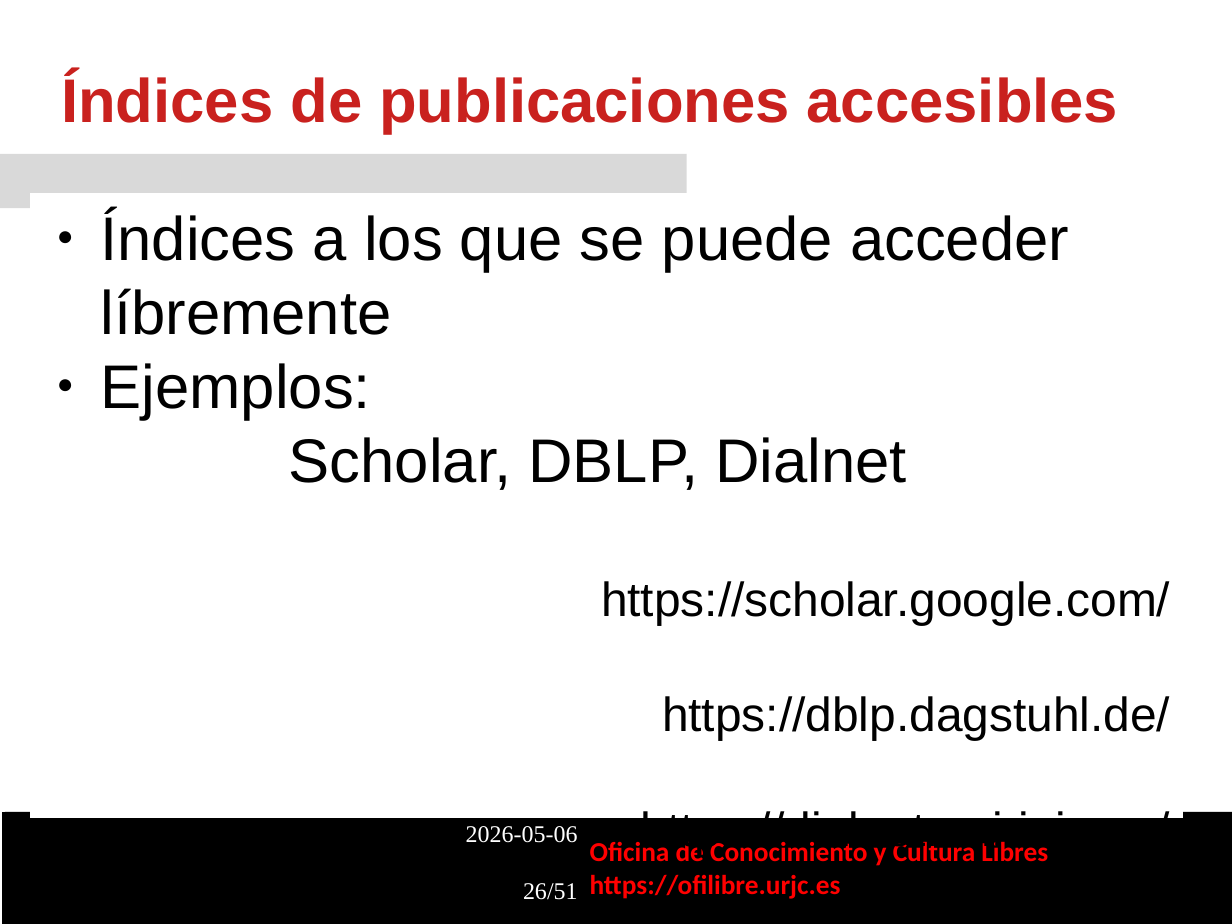
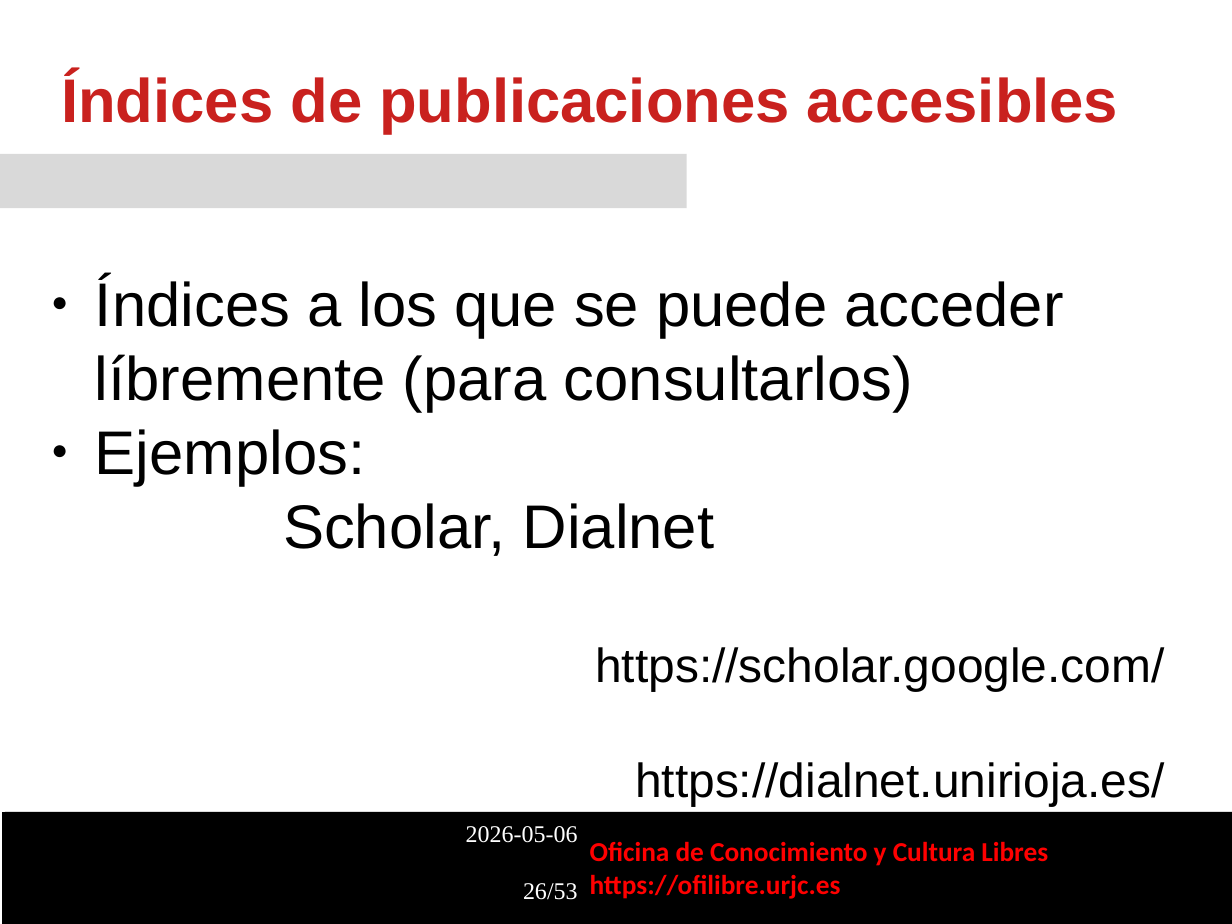
Before and after one commit to roberto-red/ofilibre, a slide deck: slide 26 of local/transpas/curso-ciencia-abierta-cultura-libre/Publicacion_Abierta.odp. Drawn at 1232x924 pixels with LibreOffice and Linux fonts; fonts in the diff are those of the drawing; background and template pictures are left out. Boxes give left, top, right and bottom in pixels: in the first picture for what was removed or moved away, otherwise in the second. Text is boxed around its words. In the diff, an @@ line names an element or a change of style, - is before the commit and + after.

```diff
--- a/local/transpas/curso-ciencia-abierta-cultura-libre/Publicacion_Abierta.odp
+++ b/local/transpas/curso-ciencia-abierta-cultura-libre/Publicacion_Abierta.odp
@@ rectangle "Índices a los que se ...": place and size @@
-rectangle "Índices a los que se ..." at bbox=[31, 193, 1183, 818]
+rectangle "Índices a los que se ..." at bbox=[25, 259, 1177, 804]
@@ text in rectangle at bbox=[95, 277, 1063, 412]: text changed @@
-● Índices a los que se puede acceder líbremente
+● Índices a los que se puede acceder líbremente (para consultarlos)
@@ text in rectangle at bbox=[283, 503, 715, 556]: text changed @@
-Scholar, DBLP, Dialnet
+Scholar, Dialnet
@@ text in rectangle at bbox=[662, 696, 1170, 741]: paragraph removed @@
-https://dblp.dagstuhl.de/
@@ text at bbox=[523, 883, 578, 900]: text changed @@
-26/51
+26/53
```
Also in this commit, not shown: 3 slides added, 1 slide removed, 1 other file.
